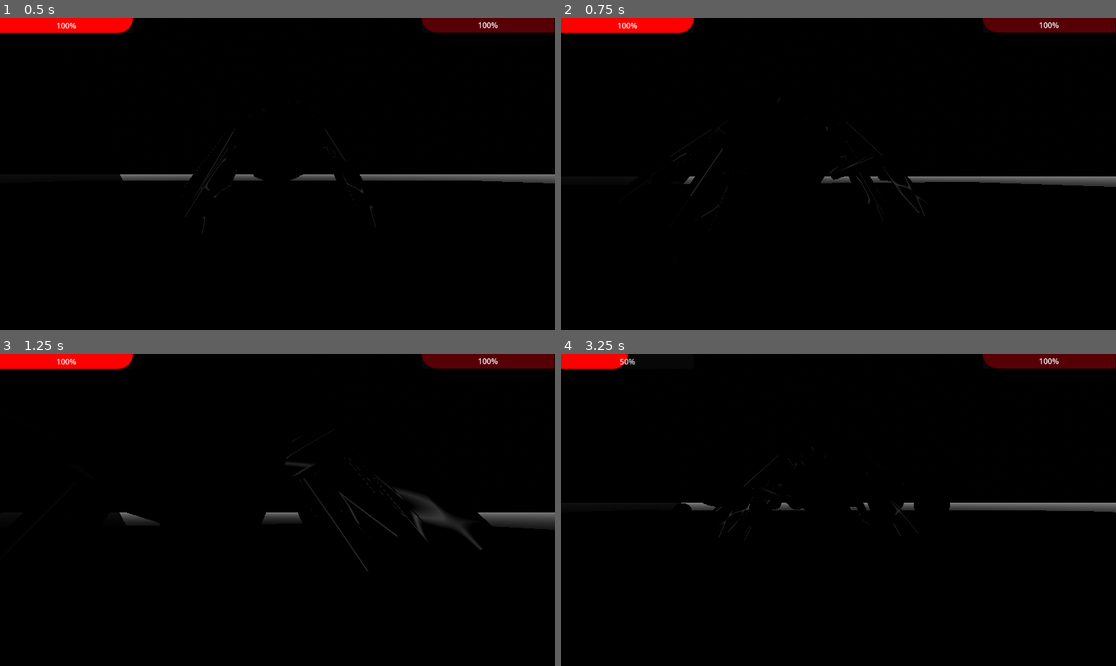
Above: before the commit, frames 1-4 (two rows, left to right).
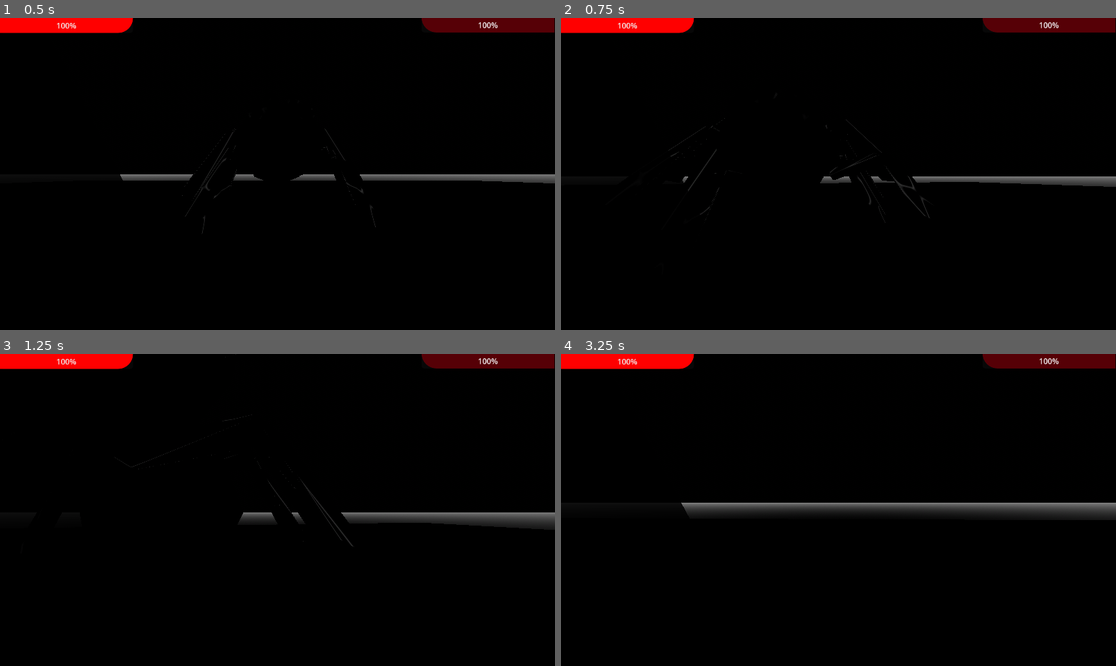
Above: after the commit, the same moments.

Repository: ruapotato/eyelander
Game: Godot game, scene res://world.tscn
Two runs of this game, one before a commit and one after it. Both use one fixed random seed, a clock stepped at 60 frames per second and the inputs below. Sound files missing from this copy of the repository are replaced by a short silence.
Inputs (mouse positions are in pixels of both pictures, inside the frame that each line leads up to):
- Up to frame 1 (0.5 s): no input
- Up to frame 2 (0.75 s): move the mouse to (866, 174) at 0.52 s; hold W (forward) from 0.53 s (still down); hold Shift (sprint, bound only after the commit) from 0.53 s (still down); right-click (866, 174) at 0.6 s
- Up to frame 3 (1.25 s): keep holding W (forward); keep holding Shift (sprint, bound only after the commit); tap Space (jump) at 0.77 s
- Up to frame 4 (3.25 s): keep holding W (forward); move the mouse to (810, 510) at 1.27 s; release Shift (sprint, bound only after the commit) at 1.28 s; tap Shift (sprint, bound only after the commit) at 1.35 s; tap Space (jump) at 1.52, 3.02 s; right-click (810, 510) at 1.55 s; move the mouse to (849, 503) at 2.02 s; hold Shift (sprint, bound only after the commit) 2.03-2.78 s; right-click (849, 503) at 2.1 s; move the mouse to (832, 516) at 2.77 s; click (832, 516) at 2.85 s; right-click (832, 516) at 3.05 s

Frame 1 is identical in both runs. In frame 2, 0.3% of the frame differs, in the area x 19-98%, y 32-69%; in frame 3, 1.7%; in frame 4, 2.6%, in the area x 9-100%, y 0-60%.

Commit message:
walk effects for the player

Diff:
--- a/boss_1.gd
+++ b/boss_1.gd
@@ -11,7 +11,7 @@
 @onready var animation_tree = find_child("mesh").find_child("AnimationTree")
 @onready var slam_effect = $slam_effect
 @onready var butt = $butt
-var walk_sound_every = 10000
+var walk_sound_every = 0
 var walk_sounds_timer = 0
 var SPEED = 2
 var MAX_SPEED = 2
@@ -143,10 +143,11 @@
 		life -= damage_todo
 		damage_todo = 0
 		#print(life)
-	# Add the gravity.
+	# Add the gravity.git status
+
 	if not is_on_floor():
 		velocity.y -= gravity * delta
-	walk_sound_every = velocity.length() * delta * 20
+	walk_sound_every = 1/(velocity.length()*2)
 	#print(walk_sound_every)
 
 	var dist_to_player = global_position.distance_to(player.global_position)
--- a/boss_1_import.tscn
+++ b/boss_1_import.tscn
@@ -40,7 +40,6 @@
 [sub_resource type="AnimationNodeOneShot" id="AnimationNodeOneShot_qpgrh"]
 
 [sub_resource type="AnimationNodeBlendTree" id="AnimationNodeBlendTree_bgq3b"]
-graph_offset = Vector2(-705, 117)
 nodes/Animation/node = SubResource("AnimationNodeAnimation_j4pnh")
 nodes/Animation/position = Vector2(-320, 340)
 "nodes/Animation 2/node" = SubResource("AnimationNodeAnimation_cuxhs")
@@ -65,31 +64,31 @@
 [node name="boss_2" instance=ExtResource("1_ignb7")]
 
 [node name="Skeleton3D" parent="Armature" index="0"]
-bones/0/position = Vector3(1.11893, 13.9401, -9.13724)
+bones/0/position = Vector3(1.11893, 13.982, -9.13724)
 bones/0/rotation = Quaternion(0.736164, -0.0295269, 0.0319947, 0.675401)
-bones/1/rotation = Quaternion(-0.251459, -0.170462, -0.74008, 0.599994)
+bones/1/rotation = Quaternion(-0.249803, -0.171468, -0.740968, 0.599302)
 bones/2/rotation = Quaternion(0.438268, 0.0668664, -0.295323, 0.846306)
-bones/3/rotation = Quaternion(-0.241003, 0.187317, 0.683484, 0.663083)
+bones/3/rotation = Quaternion(-0.23934, 0.188148, 0.684404, 0.662502)
 bones/4/rotation = Quaternion(0.438265, -0.0668649, 0.295321, 0.846309)
 bones/7/rotation = Quaternion(0.194838, -0.130096, 0.0755277, 0.969231)
 bones/8/rotation = Quaternion(0.198067, 0.123456, -0.0985119, 0.96738)
-bones/12/rotation = Quaternion(0.12478, -0.568027, -0.439076, 0.684827)
+bones/12/rotation = Quaternion(0.126953, -0.571539, -0.437914, 0.682244)
 bones/12/scale = Vector3(1.15439, 1.15439, 1.15439)
 bones/13/rotation = Quaternion(0.028987, 0.199629, -0.253802, 0.945988)
 bones/13/scale = Vector3(1.00013, 1.34351, 1.00679)
-bones/14/rotation = Quaternion(0.124802, 0.568059, 0.439065, 0.684803)
+bones/14/rotation = Quaternion(0.126955, 0.571539, 0.437914, 0.682244)
 bones/14/scale = Vector3(1.15439, 1.15439, 1.15439)
 bones/15/rotation = Quaternion(0.0289858, -0.199626, 0.253803, 0.945988)
 bones/15/scale = Vector3(1.00013, 1.34351, 1.00679)
-bones/16/rotation = Quaternion(-0.0425201, -0.535341, -0.620225, 0.571772)
+bones/16/rotation = Quaternion(-0.0407261, -0.537271, -0.620014, 0.570319)
 bones/16/scale = Vector3(1.28774, 1.28774, 1.28774)
 bones/17/rotation = Quaternion(0.077453, -0.0657471, -0.209374, 0.972543)
-bones/18/rotation = Quaternion(-0.0229015, 0.536495, 0.598822, 0.594189)
+bones/18/rotation = Quaternion(-0.0210396, 0.538356, 0.598665, 0.592731)
 bones/18/scale = Vector3(1.28774, 1.28774, 1.28774)
 bones/19/rotation = Quaternion(0.0774488, 0.065749, 0.209372, 0.972544)
-bones/20/rotation = Quaternion(-0.0732203, -0.254928, -0.573158, 0.775332)
+bones/20/rotation = Quaternion(-0.0720177, -0.25624, -0.575181, 0.773512)
 bones/21/rotation = Quaternion(0.287304, -0.0634732, -0.4826, 0.824939)
-bones/22/rotation = Quaternion(-0.0825057, 0.255901, 0.605842, 0.748775)
+bones/22/rotation = Quaternion(-0.0813571, 0.257247, 0.607764, 0.746879)
 bones/23/rotation = Quaternion(0.243098, 0.00481293, 0.535462, 0.808802)
 
 [node name="AnimationTree" type="AnimationTree" parent="." index="2"]
--- a/player.gd
+++ b/player.gd
@@ -8,9 +8,14 @@
 @onready var camera = $piv/SpringArm3D/Camera3D
 @onready var gui = $GUI
 @onready var hurt_sund = $hurt
+@onready var dirt_sounds = $sounds/walking_dirt
 @onready var boss_1 = get_parent().find_child("boss_1")
+var walk_sound_every = 0
+var walk_sounds_timer = 0
+var walking_on = "dirt"
+
 var mouse_sensitivity = .0035
-var speed = 5
+#var speed = 5
 var gravity = ProjectSettings.get_setting("physics/3d/default_gravity")
 var JUMP_VELOCITY = 4.5
 var SPEED = 5.0
@@ -33,6 +38,7 @@
 var knockback = Vector3(0,0,0)
 var dazzed = 0
 var new_speed = Vector3(0,0,0)
+
 # Called when the node enters the scene tree for the first time.
 func _ready():
 	pass
@@ -75,7 +81,17 @@
 	#var swipe_start_angle = 30
 	#var swipe_end_angle = 120
 
+func walk_sound():
+	if walking_on == "dirt":
+		#var sound_to_use = dirt_sounds.get_children().pick_random()
+		var sound_to_use = dirt_sounds.get_children()[0]
+		#$"sounds/walking_dirt/1/sound_light".light_energy
+		#$"sounds/walking_dirt/1".
+		sound_to_use.play()
+
+
 func _physics_process(delta):
+	walk_sound_every = 1/(velocity.length()/3)
 	new_speed = velocity
 	if knockback != Vector3(0,0,0):
 		dazzed = knockback.length() / 100
@@ -100,11 +116,21 @@
 	# Get the input direction and handle the movement/deceleration.
 	# As good practice, you should replace UI actions with custom gameplay actions.
 	if dazzed == 0:
+		walk_sounds_timer += delta
+		if walk_sounds_timer >= walk_sound_every:
+			walk_sound()
+			walk_sounds_timer = 0
+			print("wlak sound")
 		var input_dir = Input.get_vector("left", "right", "forward", "backward")
 		var direction = (piv.transform.basis * Vector3(input_dir.x, 0, input_dir.y)).normalized()
+		var speed = SPEED
+		if shilding:
+			speed = SPEED / 2
+		elif Input.is_action_pressed("sprint"):
+			speed = SPEED * 2
 		if direction:
-			new_speed.x = lerp(new_speed.x, direction.x * SPEED, .2)
-			new_speed.z = lerp(new_speed.z, direction.z * SPEED, .2)
+			new_speed.x = lerp(new_speed.x, direction.x * speed, .2)
+			new_speed.z = lerp(new_speed.z, direction.z * speed, .2)
 		else:
 			new_speed.x = lerp(new_speed.x, 0.0, .2)
 			new_speed.z = lerp(new_speed.z, 0.0, .2)
--- a/player.tscn
+++ b/player.tscn
@@ -6,6 +6,17 @@
 [ext_resource type="PackedScene" uid="uid://c0f1cbrr54p8a" path="res://gui.tscn" id="4_dg2ap"]
 [ext_resource type="AudioStream" uid="uid://di003tlqiifkq" path="res://sounds/hurt2.wav" id="5_brbjp"]
 [ext_resource type="Script" path="res://Light_sounds.gd" id="6_47ugm"]
+[ext_resource type="AudioStream" uid="uid://chy3uwn0hlqjc" path="res://import/jute-dh-steps/stepdirt_1.wav" id="7_e1p6s"]
+[ext_resource type="AudioStream" uid="uid://lky2s6lpvtn5" path="res://import/jute-dh-steps/stepdirt_2.wav" id="8_ma7fy"]
+[ext_resource type="AudioStream" uid="uid://cpibwf5bya5nt" path="res://import/jute-dh-steps/stepdirt_3.wav" id="9_dqeyl"]
+[ext_resource type="AudioStream" uid="uid://pwb0oc78mb3w" path="res://import/jute-dh-steps/stepdirt_4.wav" id="10_1rxt7"]
+[ext_resource type="AudioStream" uid="uid://bdcf48rpsd10k" path="res://import/jute-dh-steps/stepdirt_5.wav" id="11_0skx8"]
+[ext_resource type="AudioStream" uid="uid://ckagbohbcdk4w" path="res://import/jute-dh-steps/stepdirt_6.wav" id="12_tnttn"]
+[ext_resource type="AudioStream" uid="uid://blebvyohfm0hh" path="res://import/jute-dh-steps/stepdirt_7.wav" id="13_a1ryk"]
+[ext_resource type="AudioStream" uid="uid://dkgnp5ge3tnn8" path="res://import/jute-dh-steps/stepdirt_8.wav" id="14_64vdx"]
+[ext_resource type="AudioStream" uid="uid://ds6l7nqmji1te" path="res://sounds/slam2.wav" id="15_fpfsr"]
+[ext_resource type="AudioStream" uid="uid://blxqceakc4v5f" path="res://sounds/sound4.wav" id="16_bp0si"]
+[ext_resource type="AudioStream" uid="uid://bskrofaaw5ljm" path="res://sounds/hurt1.wav" id="17_7o54j"]
 
 [sub_resource type="CapsuleMesh" id="CapsuleMesh_m0rko"]
 radius = 0.4
@@ -57,3 +68,158 @@
 shadow_enabled = true
 omni_range = 4096.0
 omni_shadow_mode = 0
+
+[node name="sounds" type="Node3D" parent="."]
+
+[node name="walking_dirt" type="Node3D" parent="sounds"]
+transform = Transform3D(2.07591, 0, 0, 0, 1.69565, 0, 0, 0, 2.17674, 0, 0.291742, -0.950664)
+
+[node name="1" type="AudioStreamPlayer3D" parent="sounds/walking_dirt"]
+stream = ExtResource("7_e1p6s")
+doppler_tracking = 2
+script = ExtResource("6_47ugm")
+
+[node name="sound_light" type="OmniLight3D" parent="sounds/walking_dirt/1"]
+transform = Transform3D(1, 0, 0, 0, 1, 0, 0, 0, 1, 0, 0.0348836, -0.0037058)
+light_color = Color(0, 0.552941, 1, 1)
+light_energy = 15.03
+light_size = 1.0
+shadow_enabled = true
+omni_range = 4096.0
+omni_shadow_mode = 0
+
+[node name="2" type="AudioStreamPlayer3D" parent="sounds/walking_dirt"]
+stream = ExtResource("8_ma7fy")
+doppler_tracking = 2
+
+[node name="sound_light" type="OmniLight3D" parent="sounds/walking_dirt/2"]
+light_color = Color(0, 0.552941, 1, 1)
+light_energy = 0.0
+light_size = 1.0
+shadow_enabled = true
+omni_range = 4096.0
+omni_shadow_mode = 0
+
+[node name="3" type="AudioStreamPlayer3D" parent="sounds/walking_dirt"]
+stream = ExtResource("9_dqeyl")
+doppler_tracking = 2
+
+[node name="sound_light" type="OmniLight3D" parent="sounds/walking_dirt/3"]
+light_color = Color(0, 0.552941, 1, 1)
+light_energy = 0.0
+light_size = 1.0
+shadow_enabled = true
+omni_range = 4096.0
+omni_shadow_mode = 0
+
+[node name="4" type="AudioStreamPlayer3D" parent="sounds/walking_dirt"]
+stream = ExtResource("10_1rxt7")
+doppler_tracking = 2
+
+[node name="sound_light" type="OmniLight3D" parent="sounds/walking_dirt/4"]
+light_color = Color(0, 0.552941, 1, 1)
+light_energy = 0.0
+light_size = 1.0
+shadow_enabled = true
+omni_range = 4096.0
+omni_shadow_mode = 0
+
+[node name="5" type="AudioStreamPlayer3D" parent="sounds/walking_dirt"]
+stream = ExtResource("11_0skx8")
+doppler_tracking = 2
+
+[node name="sound_light" type="OmniLight3D" parent="sounds/walking_dirt/5"]
+light_color = Color(0, 0.552941, 1, 1)
+light_energy = 0.0
+light_size = 1.0
+shadow_enabled = true
+omni_range = 4096.0
+omni_shadow_mode = 0
+
+[node name="6" type="AudioStreamPlayer3D" parent="sounds/walking_dirt"]
+stream = ExtResource("12_tnttn")
+doppler_tracking = 2
+
+[node name="sound_light" type="OmniLight3D" parent="sounds/walking_dirt/6"]
+light_color = Color(0, 0.552941, 1, 1)
+light_energy = 0.0
+light_size = 1.0
+shadow_enabled = true
+omni_range = 4096.0
+omni_shadow_mode = 0
+
+[node name="7" type="AudioStreamPlayer3D" parent="sounds/walking_dirt"]
+stream = ExtResource("13_a1ryk")
+doppler_tracking = 2
+
+[node name="sound_light" type="OmniLight3D" parent="sounds/walking_dirt/7"]
+light_color = Color(0, 0.552941, 1, 1)
+light_energy = 0.0
+light_size = 1.0
+shadow_enabled = true
+omni_range = 4096.0
+omni_shadow_mode = 0
+
+[node name="8" type="AudioStreamPlayer3D" parent="sounds/walking_dirt"]
+stream = ExtResource("14_64vdx")
+doppler_tracking = 2
+
+[node name="sound_light" type="OmniLight3D" parent="sounds/walking_dirt/8"]
+light_color = Color(0, 0.552941, 1, 1)
+light_energy = 0.0
+light_size = 1.0
+shadow_enabled = true
+omni_range = 4096.0
+omni_shadow_mode = 0
+
+[node name="effects" type="Node3D" parent="sounds"]
+
+[node name="slam" type="AudioStreamPlayer3D" parent="sounds/effects"]
+stream = ExtResource("15_fpfsr")
+doppler_tracking = 2
+script = ExtResource("6_47ugm")
+
+[node name="sound_light" type="OmniLight3D" parent="sounds/effects/slam"]
+transform = Transform3D(1, 0, 0, 0, 1, 0, 0, 0, 1, 0, 0.0348836, -2.58987)
+light_color = Color(1, 0, 0, 1)
+light_energy = 15.03
+light_size = 1.0
+shadow_enabled = true
+distance_fade_enabled = true
+distance_fade_begin = 3101.66
+distance_fade_shadow = 3525.39
+distance_fade_length = 3319.9
+omni_range = 4096.0
+omni_shadow_mode = 0
+
+[node name="roar" type="AudioStreamPlayer3D" parent="sounds/effects"]
+stream = ExtResource("16_bp0si")
+doppler_tracking = 2
+script = ExtResource("6_47ugm")
+
+[node name="sound_light" type="OmniLight3D" parent="sounds/effects/roar"]
+transform = Transform3D(1, 0, 0, 0, 1, 0, 0, 0, 1, 0, 0.0348836, -2.58987)
+light_color = Color(1, 0, 0, 1)
+light_energy = 15.03
+light_size = 1.0
+shadow_enabled = true
+omni_range = 4096.0
+omni_shadow_mode = 0
+
+[node name="hurt" type="AudioStreamPlayer3D" parent="sounds/effects"]
+stream = ExtResource("17_7o54j")
+doppler_tracking = 2
+script = ExtResource("6_47ugm")
+
+[node name="sound_light" type="OmniLight3D" parent="sounds/effects/hurt"]
+transform = Transform3D(1, 0, 0, 0, 1, 0, 0, 0, 1, 0, 3.58474, 3.41344)
+light_color = Color(1, 1, 0, 1)
+light_energy = 15.03
+light_size = 1.0
+shadow_enabled = true
+distance_fade_enabled = true
+distance_fade_begin = 3101.66
+distance_fade_shadow = 3525.39
+distance_fade_length = 3319.9
+omni_range = 4096.0
+omni_shadow_mode = 0
--- a/project.godot
+++ b/project.godot
@@ -58,3 +58,8 @@
 "events": [Object(InputEventMouseButton,"resource_local_to_scene":false,"resource_name":"","device":-1,"window_id":0,"a …(253 unchanged characters)…
 ]
 }
+sprint={
+"deadzone": 0.5,
+"events": [Object(InputEventKey,"resource_local_to_scene":false,"resource_name":"","device":0,"window_id":0,"alt_pressed":false,"shift_pressed":false,"ctrl_pressed":false,"meta_pressed":false,"pressed":false,"keycode":0,"physical_keycode":4194325,"key_label":0,"unicode":0,"echo":false,"script":null)
+]
+}
Not shown: 1 places in player.tscn that only renumber resources
